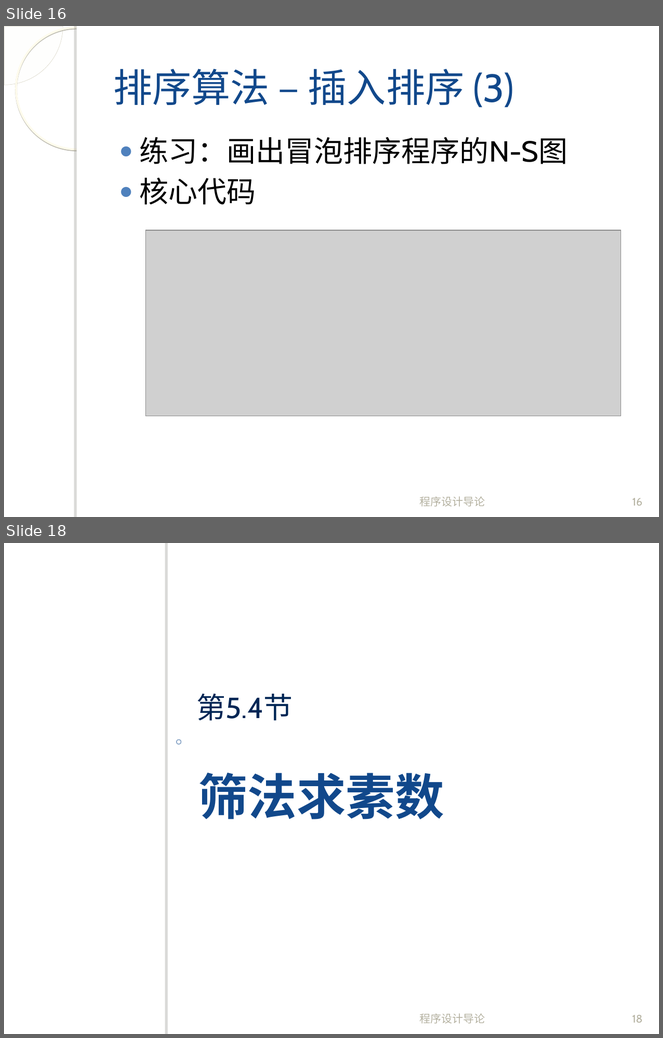
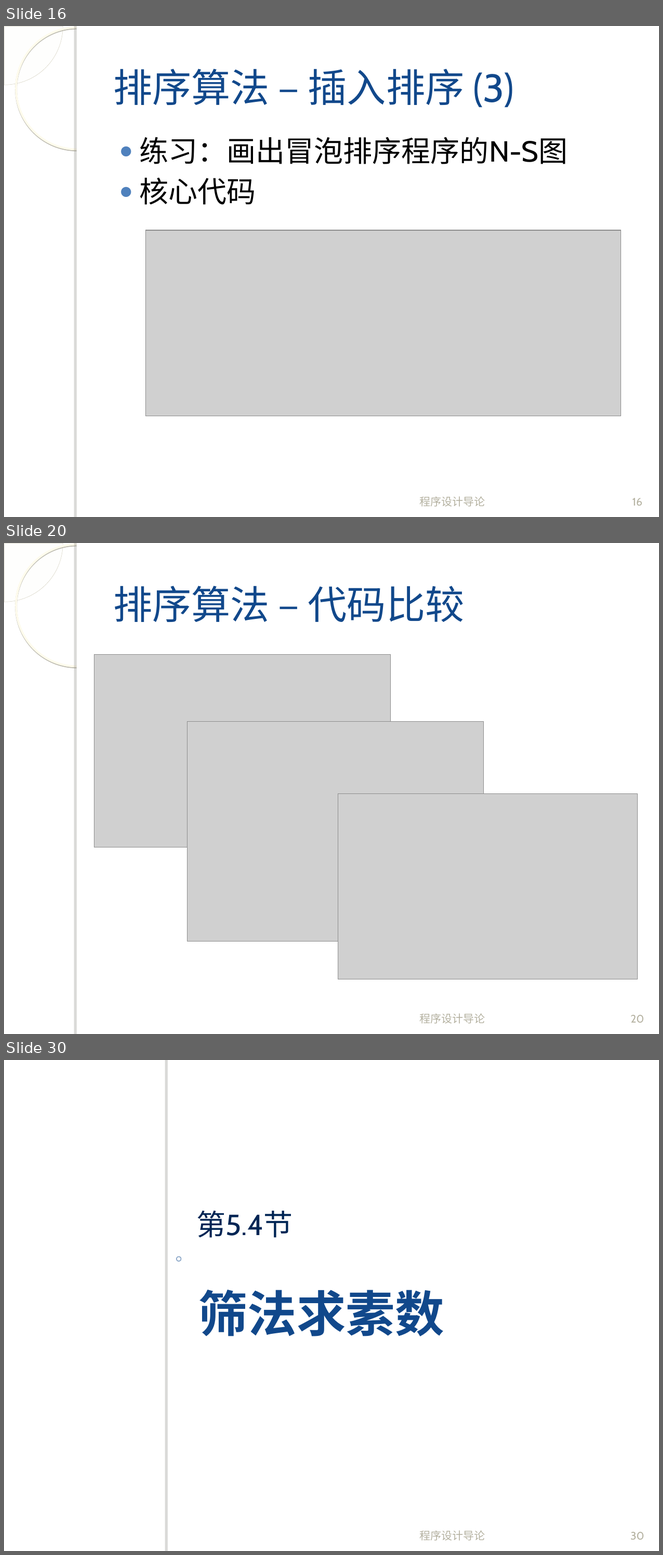
Before and after one commit to fanju1984/introduction-to-programming, a slide deck: introduction-to-programming/slides/2017/05-Array-2.ppt. Shown one above the other, each under a label of ours: slides 16 and 18 before the commit, slides 16, 20 and 30 after it; the slides between them are not shown. The pictures are 663x1038 and 663x1555 pixels, drawn with LibreOffice and Linux fonts; fonts in the diff are those of the drawing; grey boxes stand for pictures; background and template pictures are left out. Boxes give left, top, right and bottom in pixels: in the first picture for what was removed or moved away, otherwise in the second. Text is boxed around its words. In the diff, an @@ line names an element or a change of style, - is before the commit and + after.

```diff
--- a/introduction-to-programming/slides/2017/05-Array-2.ppt
+++ b/introduction-to-programming/slides/2017/05-Array-2.ppt
@@ slide 20 added at (4,543,659,1034), background picture (left out); not listed: 4 template elements that a slide beside it also shows @@
@@ title added at (113,586,465,622), 43 pt, text #11488B @@
+排序算法 – 代码比较
@@ picture added at (94,654,391,848) @@
@@ picture added at (188,722,484,942) @@
@@ picture added at (338,794,637,980) @@
@@ text added at (420,1014,486,1024), 12 pt, text #B4B1A0 @@
+程序设计导论
@@ page number added at (631,1015,644,1023), 12 pt, text #B4B1A0 @@
+20
@@ what was slide 18 is now slide 30 @@
@@ page number at (631,1532,644,1540): text changed @@
-18
+30
```
Also in this commit, not shown: 1 slide changed, 12 other slides added.
